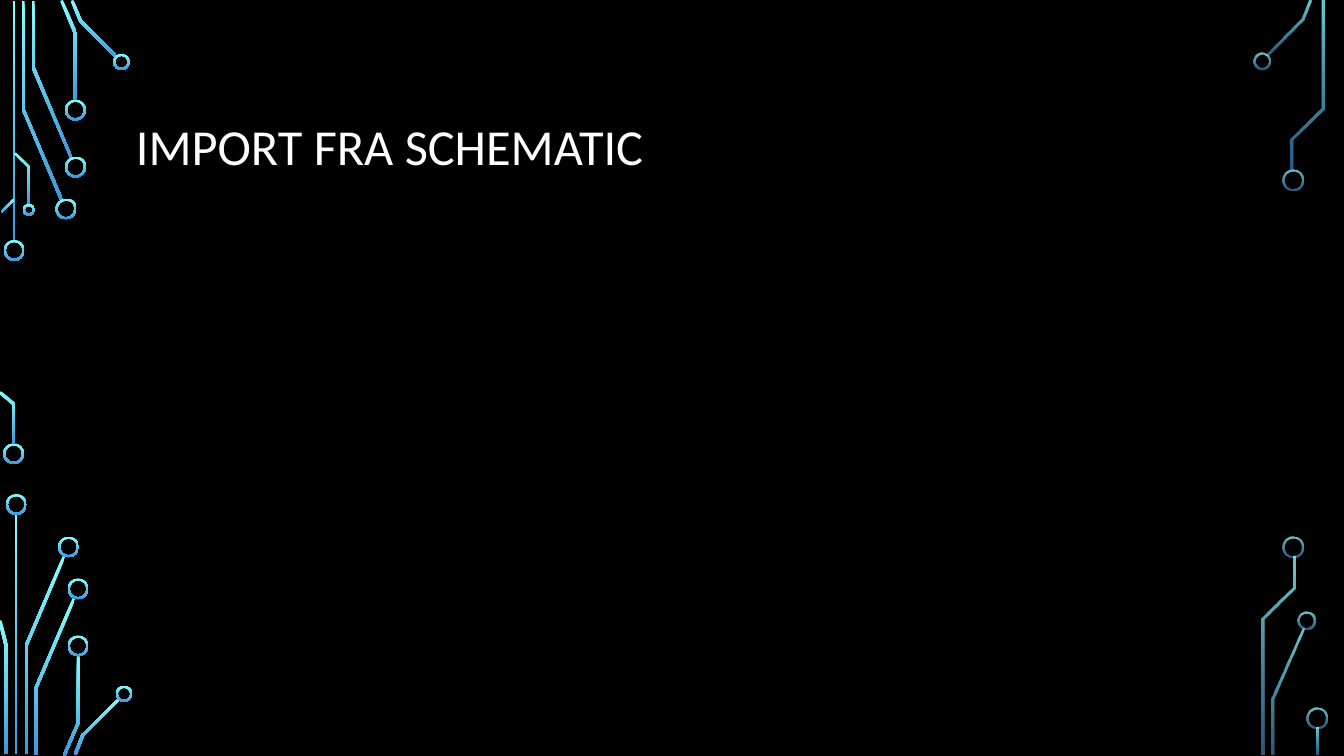
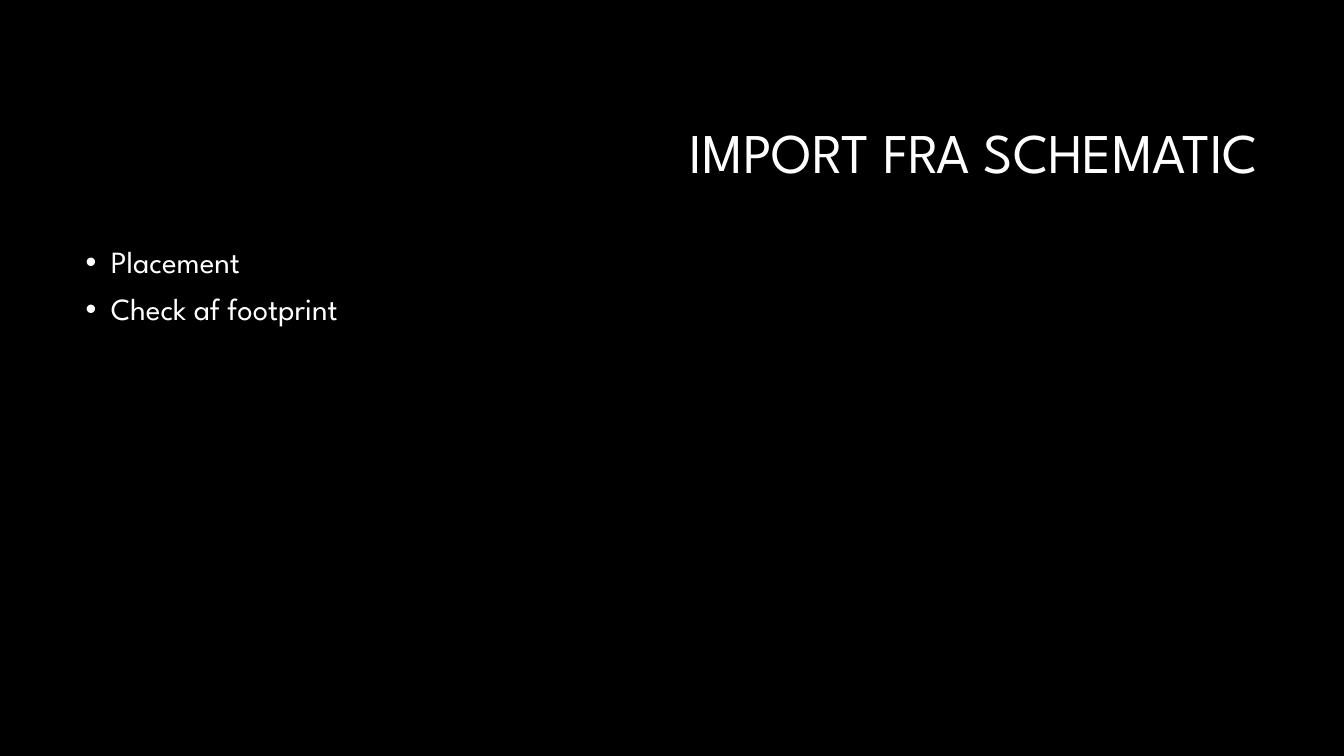
Before and after one commit to gert-lauritsen/Kicad-PCB, a slide deck: slide 5 of Kicad PCB.pptx. Drawn at 1344x756 pixels with LibreOffice and Linux fonts; fonts in the diff are those of the drawing; background and template pictures are left out. Boxes give left, top, right and bottom in pixels: in the first picture for what was removed or moved away, otherwise in the second. Text is boxed around its words. In the diff, an @@ line names an element or a change of style, - is before the commit and + after.

```diff
--- a/Kicad PCB.pptx
+++ b/Kicad PCB.pptx
@@ title "IMPORT FRA SCHEMATIC": place and size @@
-title "IMPORT FRA SCHEMATIC" at box(136, 132, 643, 166)
+title "IMPORT FRA SCHEMATIC" at box(690, 135, 1259, 174)
@@ title "IMPORT FRA SCHEMATIC" at box(690, 135, 1259, 174): size 36 to 40 pt, font Calibri to League Spartan; alignment left to right @@
@@ text added at box(111, 251, 337, 327), 22 pt, text #FFFFFF @@
+• Placement
+• Check af footprint
@@ group removed at box(0, 0, 1328, 756): 33 freeform shapes, 3 rectangles @@
```
Also in this commit, not shown: 4 other slides changed, 5 slides added, 4 slides removed, 5 other files.
